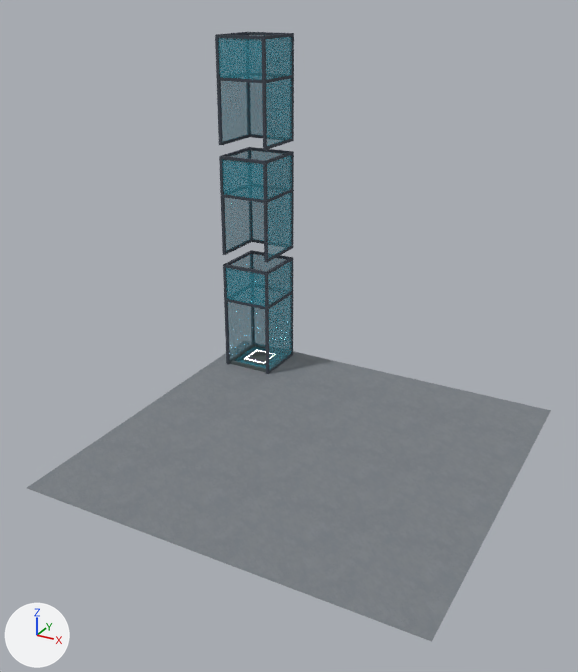
Renders of the glTF model CommunityVenue/models/TeachingCommunityInteriorTeachingRoomLobby.glb from each side of a commit.
One viewpoint serves both versions: a camera (50 mm lens) standing at (50.9, -18.5, 20.8) and looking at (35.1, 10.1, 6.4). Arrows for +X, +Y and +Z are at lower left; the lights stay in place. Objects named as collision shapes, trigger or cutter boxes, shadow casters or lower levels of detail are left out. Where no turn or scale is listed for an object, it has been applied to the vertices.

The older version as bpy lines, for what is in view:
```python
me_mesh_110 = bpy.data.meshes.new('Mesh.110')
me_mesh_110.from_pydata(...)  # 264 vertices, 576 faces; spans x 26.8..29.7, y 17.5..20.6, z 0.0..18.4
me_mesh_110.materials.append(mat_tcv_colour_mat)
me_mesh_119 = bpy.data.meshes.new('Mesh.119')
me_mesh_119.from_pydata(...)  # 168 vertices, 84 faces; spans x 26.8..29.6, y 17.6..20.5, z 0.2..18.3
me_mesh_119.materials.append(mat_liveteach_glass)  # cyan #3694a7
me_mesh_281 = bpy.data.meshes.new('Mesh.281')
me_mesh_281.from_pydata(...)  # 4 vertices, 2 faces; spans x 25.9..45.0, y 2.4..21.1, z 0.0
me_mesh_281.materials.append(mat_tcv_concretepath_mat)  # picture img_concretebase03_albedo
ob_tcv_liftframes = bpy.data.objects.new('TCV_LiftFrames', me_mesh_110)
ob_tcv_liftframes.location = (0.0, 0.0, 0.0)
ob_tcv_liftglass = bpy.data.objects.new('TCV_LiftGlass', me_mesh_119)
ob_tcv_liftglass.location = (0.0, 0.0, 0.0)
ob_tcv_teachingroomfloor = bpy.data.objects.new('TCV_TeachingRoomFloor', me_mesh_281)
ob_tcv_teachingroomfloor.location = (0.0, 0.0, 0.0)
```
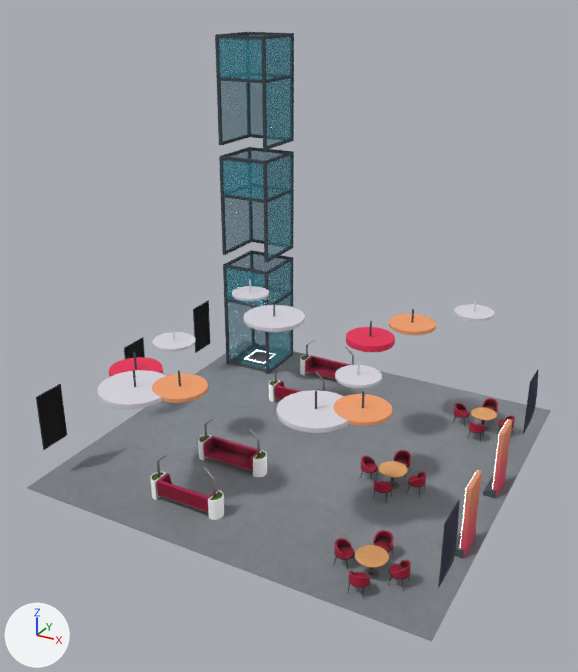
Commit message: Added the last teaching room and added all the furniture in the lobby.

Pixel boxes [x1, y1, x2, y2] of what changed, in the pictures (578 x 672 px):
'TCV_WelcomeZoneRoofArt1', added
    after: [97, 302, 436, 433]
'TCV_TeachingRoomLobbySofa06', added
    after: [150, 418, 267, 520]
'TCV_WelcomeZoneRoofLights1', added
    after: [152, 279, 494, 388]
'TCV_TeachingRoomLobbyChairTable4', added
    after: [333, 530, 411, 598]
'TCV_TeachingRoomLobbyScreen5', added
    after: [36, 384, 67, 450]
'TCV_TeachingRoomLobbyChairTable6', added
    after: [360, 450, 426, 502]
'TCV_TeachingRoomLobbySofa07', added
    after: [269, 340, 354, 402]
'TCV_TeachingRoomLobbyWhatsOnScreen5', added
    after: [455, 470, 482, 559]
'TCV_TeachingRoomLobbyOnScreen4', added
    after: [483, 419, 512, 498]
'TCV_TeachingRoomLobbyChairTable5', added
    after: [453, 398, 515, 442]
'TCV_TeachingRoomLobbyScreen3', added
    after: [438, 500, 460, 587]
'TCV_TeachingRoomLobbyScreen4', added
    after: [193, 300, 210, 353]
'TCV_TeachingRoomLobbyScreen2', added
    after: [523, 369, 539, 434]
'TCV_TeachingRoomLobbyScreen6', added
    after: [124, 337, 145, 359]

What changed in the scene script:
```text
Add mat_tcv_lobbyfurniture_mat:
    mat_tcv_lobbyfurniture_mat = bpy.data.materials.new('TCV_LobbyFurniture_MAT')
    # uses the picture img_tcv_lobbyfurniture_albedo
Add mat_tcv_tablechairs_mat:
    mat_tcv_tablechairs_mat = bpy.data.materials.new('TCV_TableChairs_MAT')
    # uses the picture img_tcv_tablechairs_albedo
Add ob_tcv_welcomezoneroofart1:
    ob_tcv_welcomezoneroofart1 = bpy.data.objects.new('TCV_WelcomeZoneRoofArt1', me_mesh_182)  # 656 vertices, 1120 faces; spans x 28.87..41.22, y 2.74..17.38, z 5.21..6.28
    ob_tcv_welcomezoneroofart1.location = (0.0, 0.0, 0.0)
Add ob_tcv_welcomezonerooflights1:
    ob_tcv_welcomezonerooflights1 = bpy.data.objects.new('TCV_WelcomeZoneRoofLights1', me_mesh_007)  # 568 vertices, 1040 faces; spans x 28.43..41.86, y 7.97..20.3, z 5.36..6.22
    ob_tcv_welcomezonerooflights1.location = (0.0, 0.0, 0.0)
Add ob_tcv_teachingroomlobbysofa07:
    ob_tcv_teachingroomlobbysofa07 = bpy.data.objects.new('TCV_TeachingRoomLobbySofa07', me_mesh_531)  # 876 vertices, 1596 faces; spans x 31.16..34.82, y 14.75..19.19, z 0.0..2.22
    ob_tcv_teachingroomlobbysofa07.location = (0.0, 0.0, 0.0)
Add ob_tcv_teachingroomlobbysofa06:
    ob_tcv_teachingroomlobbysofa06 = bpy.data.objects.new('TCV_TeachingRoomLobbySofa06', me_mesh_530)  # 876 vertices, 1596 faces; spans x 31.16..34.82, y 4.43..8.88, z 0.0..2.22
    ob_tcv_teachingroomlobbysofa06.location = (0.0, 0.0, 0.0)
Add ob_tcv_teachingroomlobbychairtable6:
    ob_tcv_teachingroomlobbychairtable6 = bpy.data.objects.new('TCV_TeachingRoomLobbyChairTable6', me_mesh_529)  # 1489 vertices, 2356 faces; spans x 38.7..41.78, y 8.97..12.05, z -0.03..1.0
    ob_tcv_teachingroomlobbychairtable6.location = (0.0, 0.0, 0.0)
Add ob_tcv_teachingroomlobbyscreen6:
    ob_tcv_teachingroomlobbyscreen6 = bpy.data.objects.new('TCV_TeachingRoomLobbyScreen6', me_mesh_528)  # 28 vertices, 52 faces; spans x 25.88..26.1, y 9.48..11.0, z 1.41..4.12
    ob_tcv_teachingroomlobbyscreen6.location = (0.0, 0.0, 0.0)
Add ob_tcv_teachingroomlobbyscreen5:
    ob_tcv_teachingroomlobbyscreen5 = bpy.data.objects.new('TCV_TeachingRoomLobbyScreen5', me_mesh_527)  # 28 vertices, 52 faces; spans x 25.88..26.1, y 3.5..5.02, z 1.41..4.12
    ob_tcv_teachingroomlobbyscreen5.location = (0.0, 0.0, 0.0)
Add ob_tcv_teachingroomlobbyscreen4:
    ob_tcv_teachingroomlobbyscreen4 = bpy.data.objects.new('TCV_TeachingRoomLobbyScreen4', me_mesh_526)  # 28 vertices, 52 faces; spans x 25.88..26.1, y 15.46..16.98, z 1.41..4.12
    ob_tcv_teachingroomlobbyscreen4.location = (0.0, 0.0, 0.0)
Add ob_tcv_teachingroomlobbychairtable5:
    ob_tcv_teachingroomlobbychairtable5 = bpy.data.objects.new('TCV_TeachingRoomLobbyChairTable5', me_mesh_525)  # 1489 vertices, 2356 faces; spans x 40.82..43.9, y 15.92..19.0, z -0.03..1.0
    ob_tcv_teachingroomlobbychairtable5.location = (0.0, 0.0, 0.0)
Add ob_tcv_teachingroomlobbyscreen3:
    ob_tcv_teachingroomlobbyscreen3 = bpy.data.objects.new('TCV_TeachingRoomLobbyScreen3', me_mesh_524)  # 28 vertices, 52 faces; spans x 44.74..44.97, y 3.5..5.02, z 1.41..4.12
    ob_tcv_teachingroomlobbyscreen3.location = (0.0, 0.0, 0.0)
Add ob_tcv_teachingroomlobbychairtable4:
    ob_tcv_teachingroomlobbychairtable4 = bpy.data.objects.new('TCV_TeachingRoomLobbyChairTable4', me_mesh_523)  # 1489 vertices, 2356 faces; spans x 40.25..43.33, y 3.02..6.1, z -0.03..1.0
    ob_tcv_teachingroomlobbychairtable4.location = (0.0, 0.0, 0.0)
Add ob_tcv_teachingroomlobbyscreen2:
    ob_tcv_teachingroomlobbyscreen2 = bpy.data.objects.new('TCV_TeachingRoomLobbyScreen2', me_mesh_522)  # 28 vertices, 52 faces; spans x 44.74..44.97, y 15.46..16.98, z 1.41..4.12
    ob_tcv_teachingroomlobbyscreen2.location = (0.0, 0.0, 0.0)
Add ob_tcv_teachingroomlobbyonscreen4:
    ob_tcv_teachingroomlobbyonscreen4 = bpy.data.objects.new('TCV_TeachingRoomLobbyOnScreen4', me_mesh_521)  # 44 vertices, 76 faces; spans x 44.06..44.63, y 11.71..13.32, z 0.01..3.22
    ob_tcv_teachingroomlobbyonscreen4.location = (0.0, 0.0, 0.0)
Add ob_tcv_teachingroomlobbywhatsonscreen5:
    ob_tcv_teachingroomlobbywhatsonscreen5 = bpy.data.objects.new('TCV_TeachingRoomLobbyWhatsOnScreen5', me_mesh_520)  # 44 vertices, 76 faces; spans x 44.06..44.63, y 7.09..8.7, z 0.01..3.22
    ob_tcv_teachingroomlobbywhatsonscreen5.location = (0.0, 0.0, 0.0)
```
